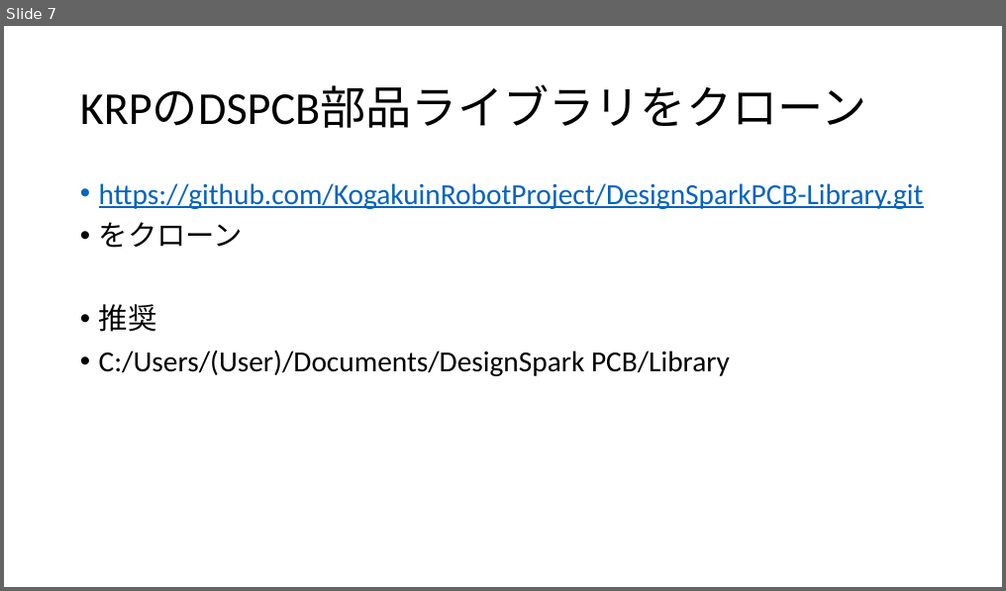
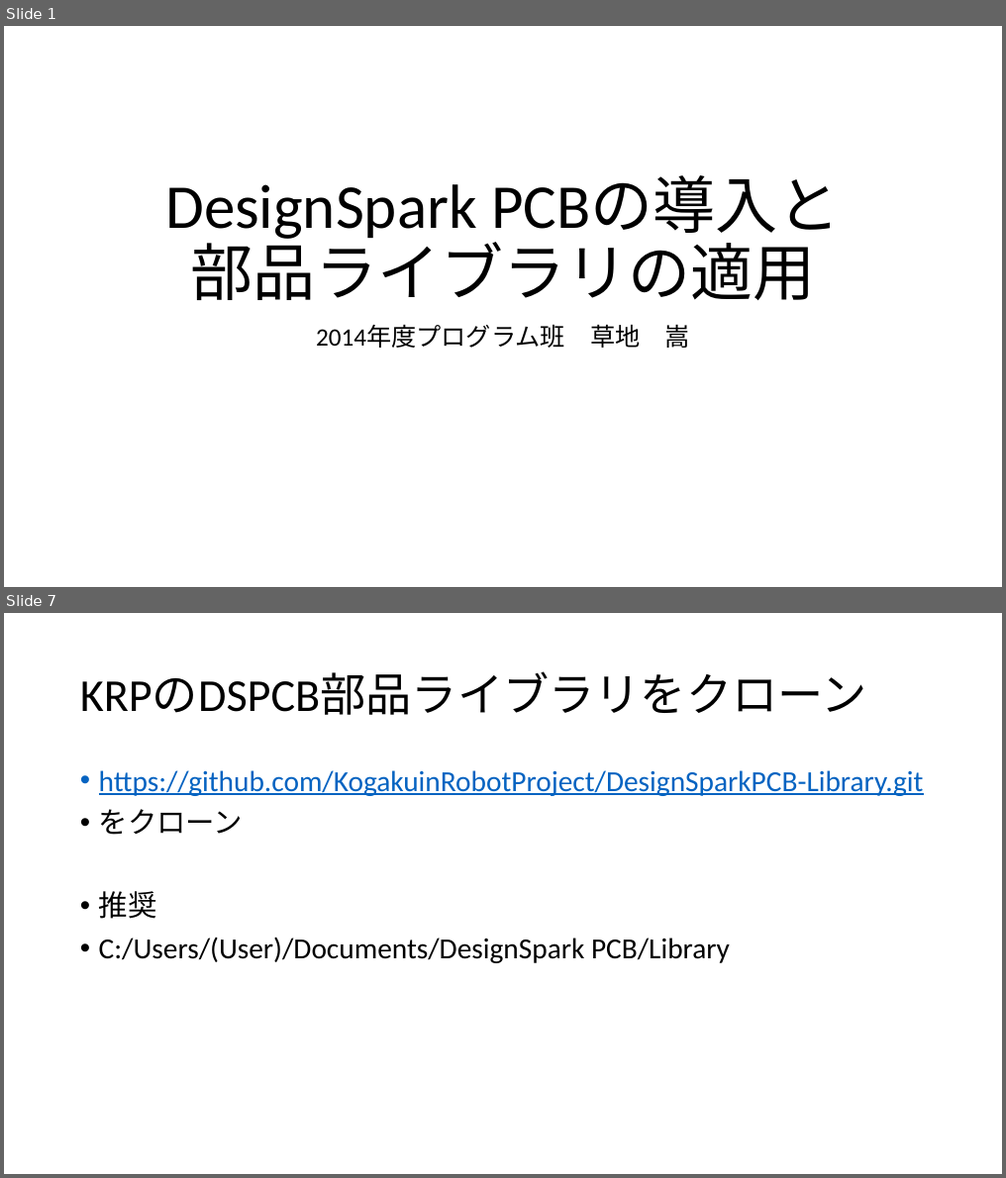
Before and after one commit to KogakuinRobotProject/DesignSparkPCB-Library, a slide deck: man/designsparkの導入.pptx. Shown one above the other, each under a label of ours: slide 7 before the commit, slides 1 and 7 after it; the slides between them are not shown. The pictures are 1006x591 and 1006x1178 pixels, drawn with LibreOffice and Linux fonts; fonts in the diff are those of the drawing. Boxes give left, top, right and bottom in pixels: in the first picture for what was removed or moved away, otherwise in the second. Text is boxed around its words. In the diff, an @@ line names an element or a change of style, - is before the commit and + after.

Commit message:
8.1での導入を確認しました。

```diff
--- a/man/designsparkの導入.pptx
+++ b/man/designsparkの導入.pptx
@@ slide 1 added at (4, 26, 1002, 587), background #FFFFFF @@
@@ title added at (165, 176, 841, 300), 60 pt, text #000000 @@
+DesignSpark PCBの導入と
+部品ライブラリの適用
@@ subtitle added at (316, 324, 690, 348), 24 pt, text #000000 @@
+2014年度プログラム班 草地 嵩
```
Also in this commit, not shown: 3 slides changed, 6 other slides added, 7 slides removed.
